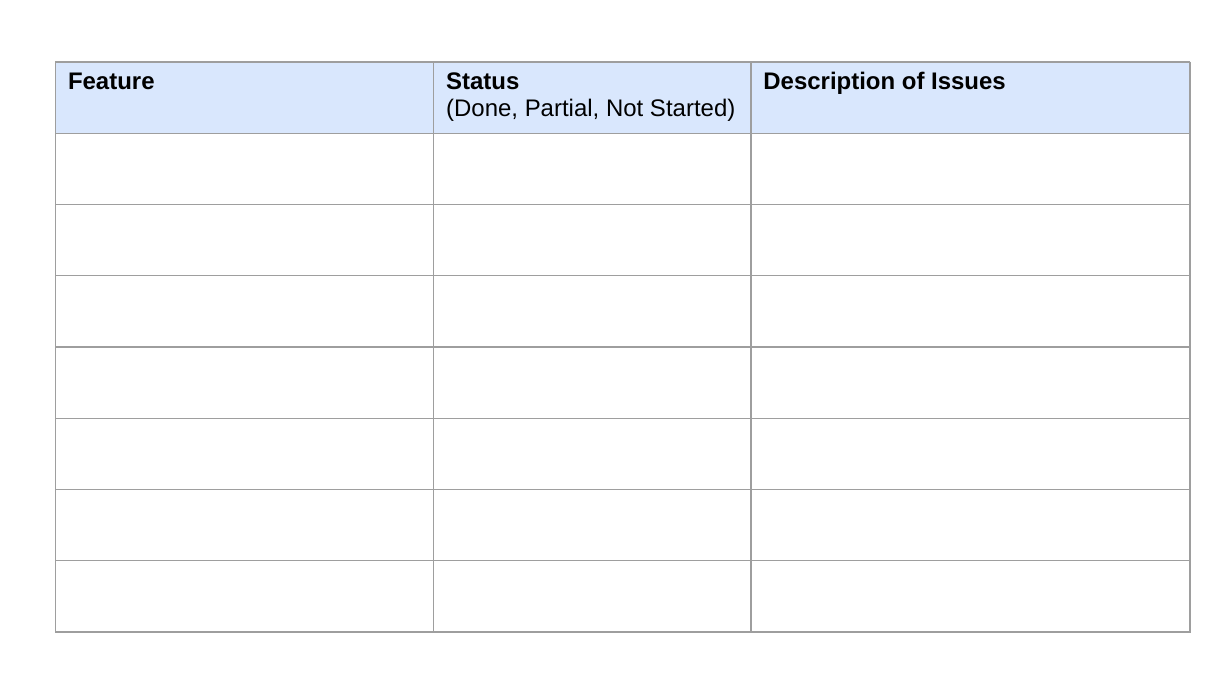
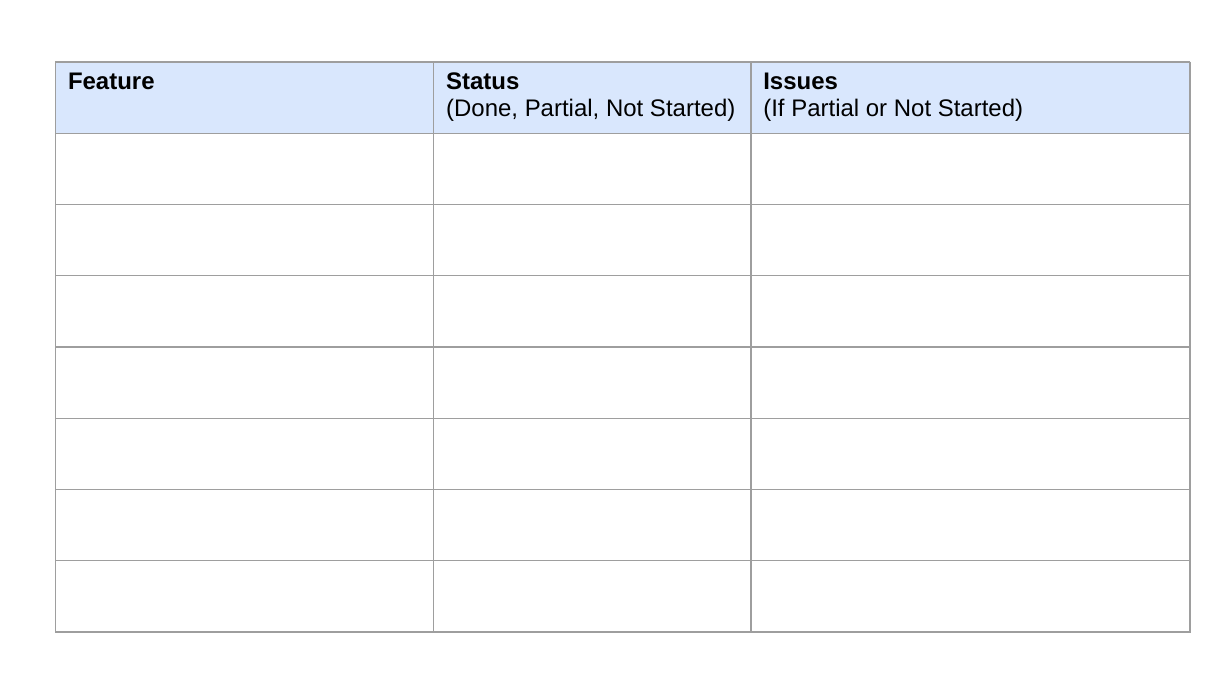
Before and after one commit to macbeth-byui/cse310-course, a slide deck: slide 4 of docs/team_demo.pptx. Drawn at 1232x693 pixels with LibreOffice and Linux fonts; fonts in the diff are those of the drawing. Boxes give left, top, right and bottom in pixels: in the first picture for what was removed or moved away, otherwise in the second. Text is boxed around its words. In the diff, an @@ line names an element or a change of style, - is before the commit and + after.

```diff
--- a/docs/team_demo.pptx
+++ b/docs/team_demo.pptx
@@ table at bbox=[55, 62, 1190, 632] @@
-row 1, column 3: Description of Issues
+row 1, column 3: Issues / (If Partial or Not Started)
```
Also in this commit, not shown: 1 other slide changed, 5 other files.
